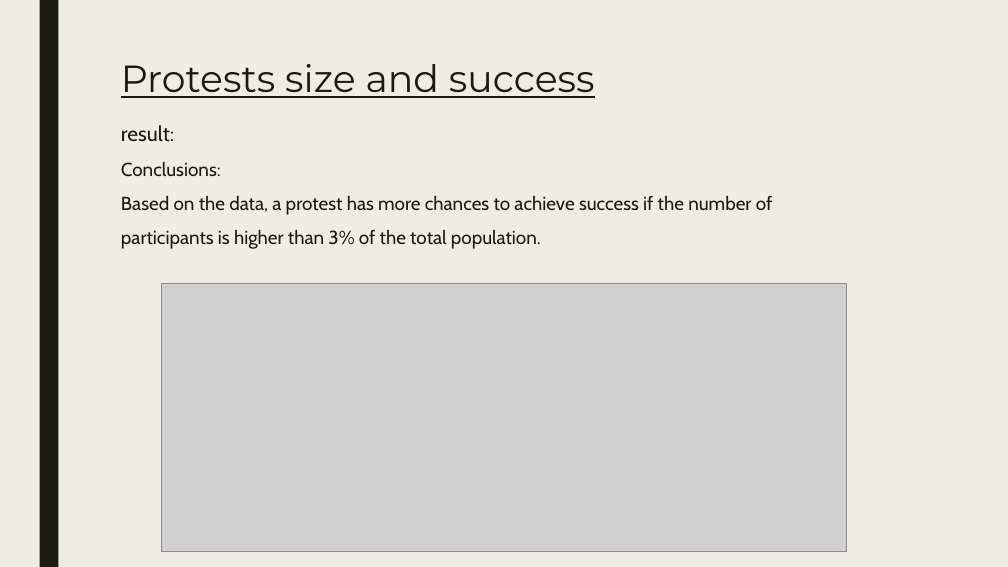
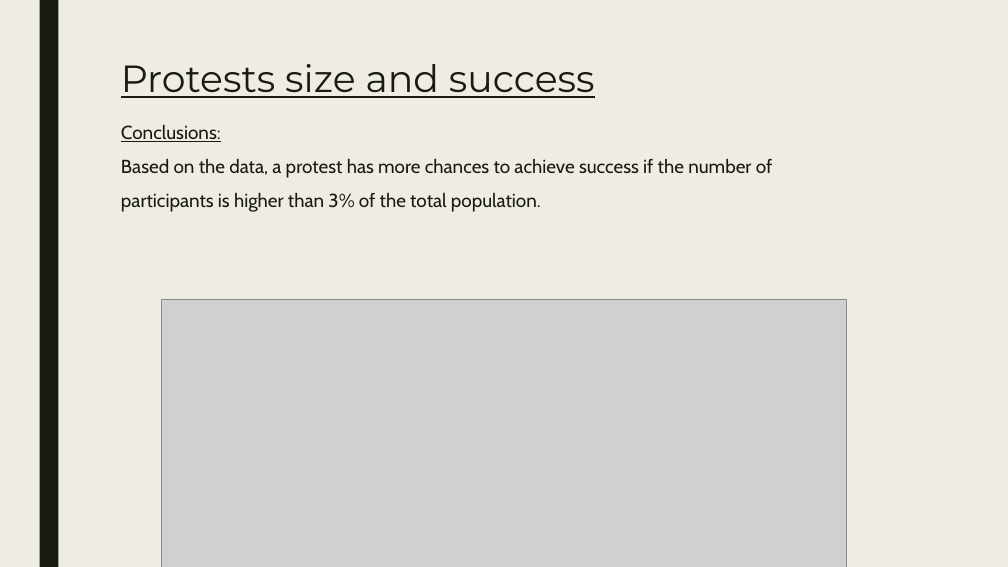
Before and after one commit to Dimnir/Protests, a slide deck: slide 12 of Presentation.pptx. Drawn at 1008x567 pixels with LibreOffice and Linux fonts; fonts in the diff are those of the drawing; grey boxes stand for pictures. Boxes give left, top, right and bottom in pixels: in the first picture for what was removed or moved away, otherwise in the second. Text is boxed around its words. In the diff, an @@ line names an element or a change of style, - is before the commit and + after.

```diff
--- a/Presentation.pptx
+++ b/Presentation.pptx
@@ text at [121,125,174,142]: paragraph removed @@
-result:
@@ text at [121,125,221,142]: underline on in "Conclusions:" @@
@@ picture: place and size @@
-picture at [161,284,847,552]
+picture at [161,299,847,567]
```
Also in this commit, not shown: 16 other slides changed.
